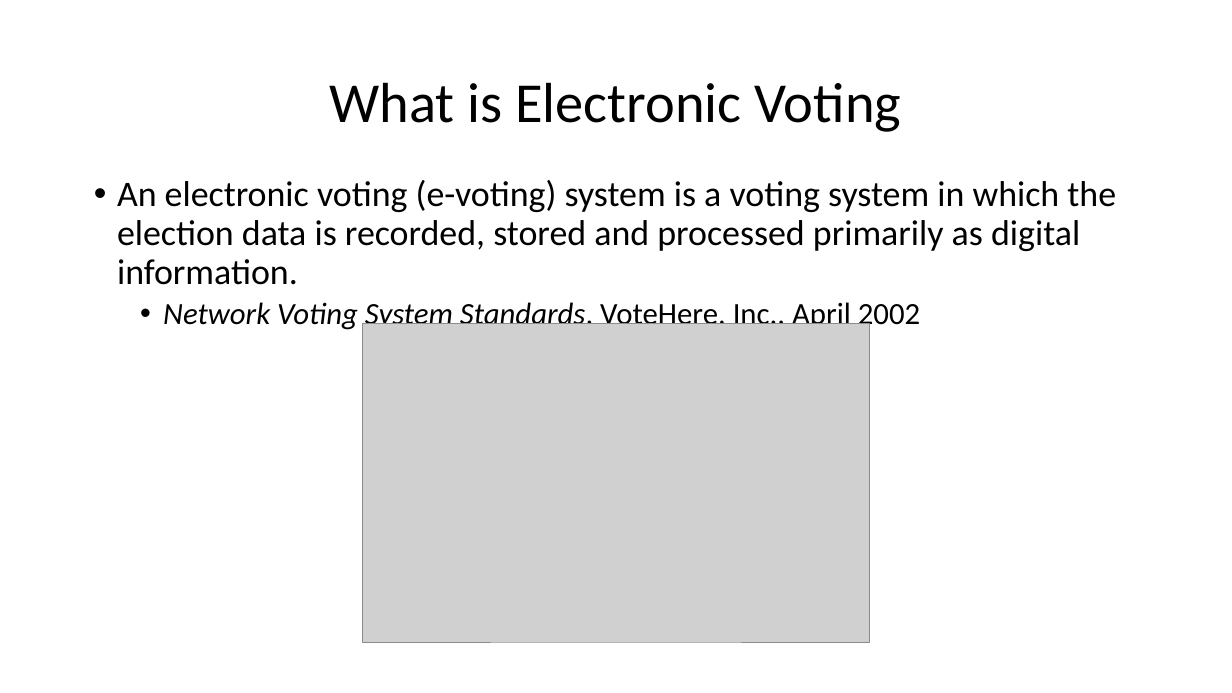
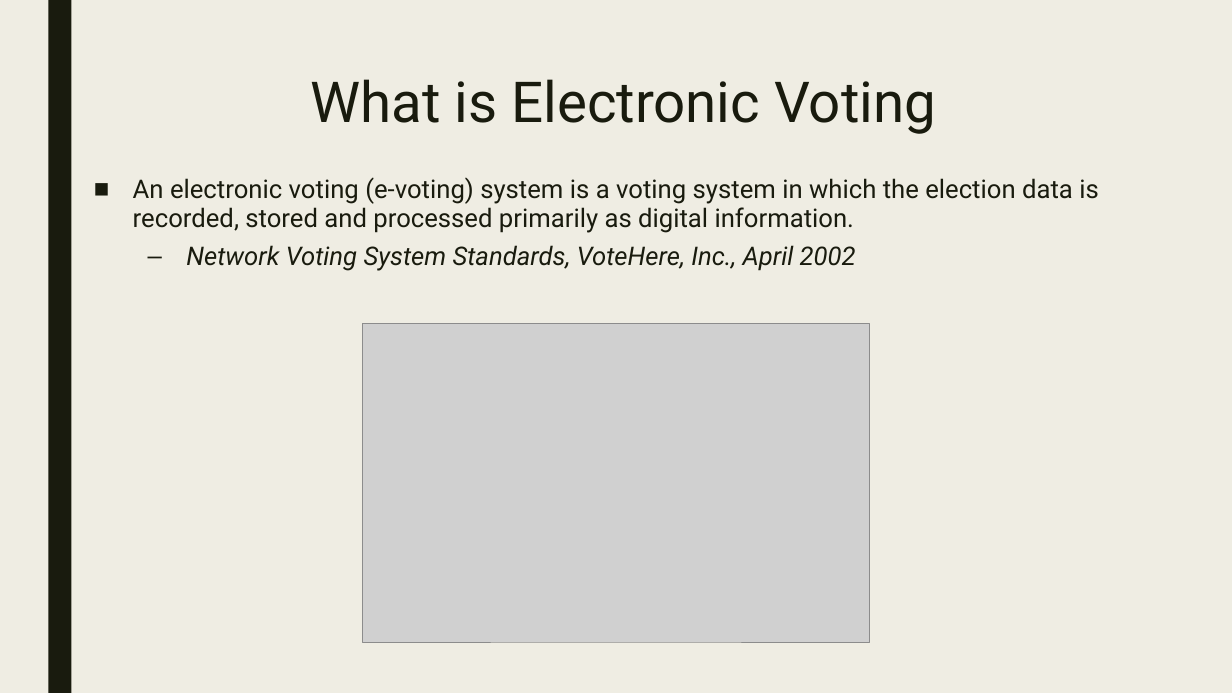
Before and after one commit to mollicap16/Crypto_Final, a slide deck: slide 2 of doc/Crypto_Final_Presentation.pptx. Drawn at 1232x693 pixels with LibreOffice and Linux fonts; fonts in the diff are those of the drawing; grey boxes stand for pictures. Boxes give left, top, right and bottom in pixels: in the first picture for what was removed or moved away, otherwise in the second. Text is boxed around its words. In the diff, an @@ line names an element or a change of style, - is before the commit and + after.

```diff
--- a/doc/Crypto_Final_Presentation.pptx
+++ b/doc/Crypto_Final_Presentation.pptx
@@ background #FFFFFF to #EFEDE3 @@
@@ rectangle added at <box>48,0,71,693</box>, fill #191B0E @@
@@ title "What is Electronic Voting": place and size @@
-title "What is Electronic Voting" at <box>330,82,901,132</box>
+title "What is Electronic Voting" at <box>310,79,936,134</box>
@@ title "What is Electronic Voting" at <box>310,79,936,134</box>: font Calibri to Roboto, text colour #000000 to #191B0E; line spacing 0.9 to 0.89; vertical alignment middle to top @@
@@ text "An electronic voting (e-voting) system ..." at <box>133,177,1098,271</box>: size 28 to 20 pt in "An electronic voting (e-voting) system is a ..."; font Calibri to Roboto, text colour #000000 to #191B0E; size 24 to 20 pt in "Network Voting System Standards, VoteHere, Inc., April ..."; italic on in "Standards, VoteHere, Inc., April 2002"; bullet • to ■; line spacing 0.9 to 0.94; more space between paragraphs; bullet • to – @@
```
Also in this commit, not shown: 7 other slides changed, 9 slides added, 2 slides removed.
